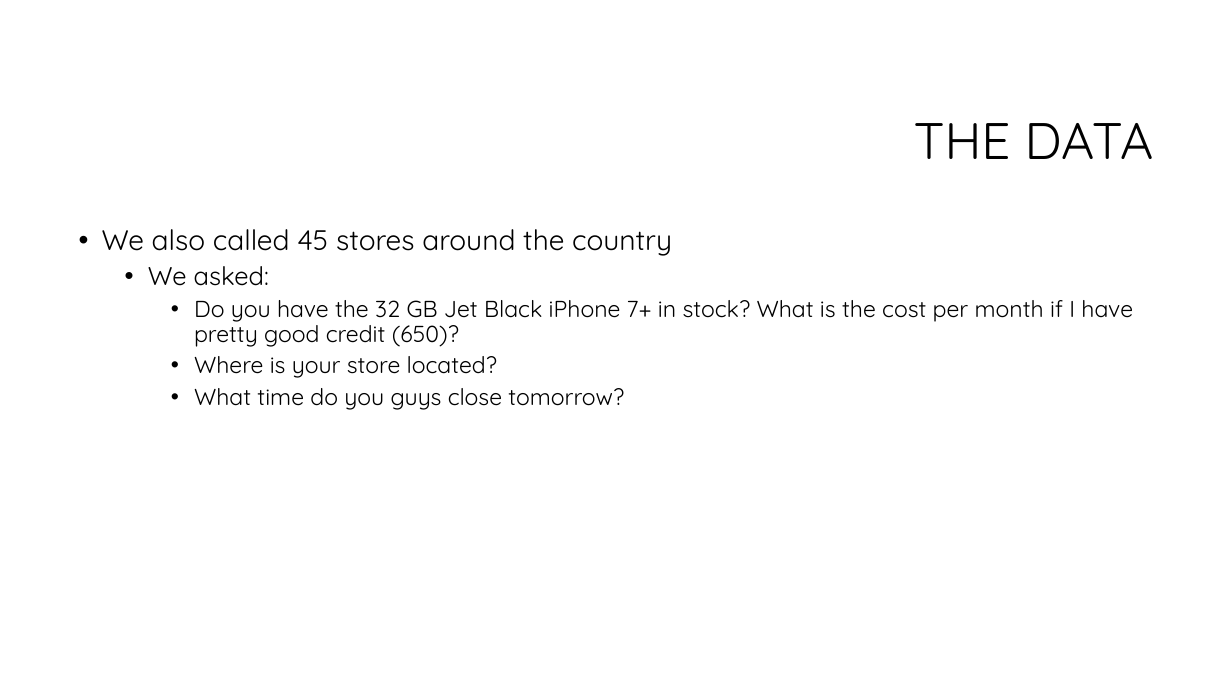
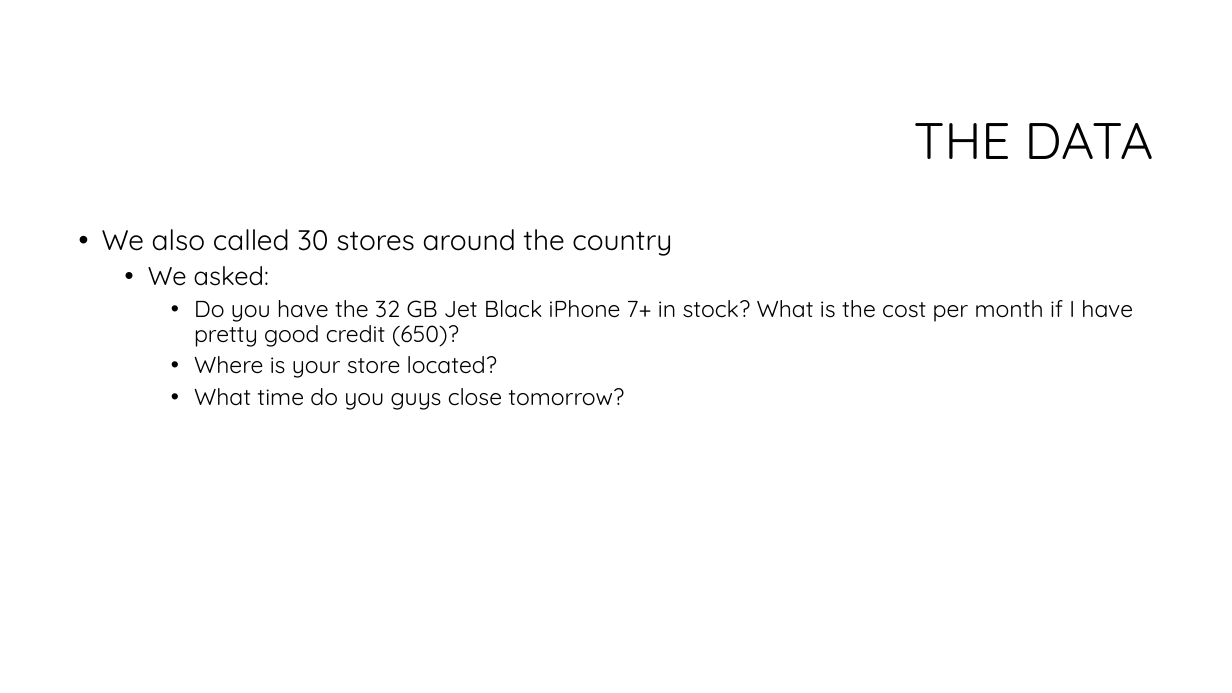
Before and after one commit to theriley106/Mobey, a slide deck: slide 6 of T-Mobile one.pptx. Drawn at 1232x693 pixels with LibreOffice and Linux fonts; fonts in the diff are those of the drawing; background and template pictures are left out. Boxes give left, top, right and bottom in pixels: in the first picture for what was removed or moved away, otherwise in the second. Text is boxed around its words. In the diff, an @@ line names an element or a change of style, - is before the commit and + after.

```diff
--- a/T-Mobile one.pptx
+++ b/T-Mobile one.pptx
@@ text at box(102, 229, 672, 256): text changed @@
-• We also called 45 stores around the country
+• We also called 30 stores around the country
```
Also in this commit, not shown: 1 slide added, 1 slide removed.
